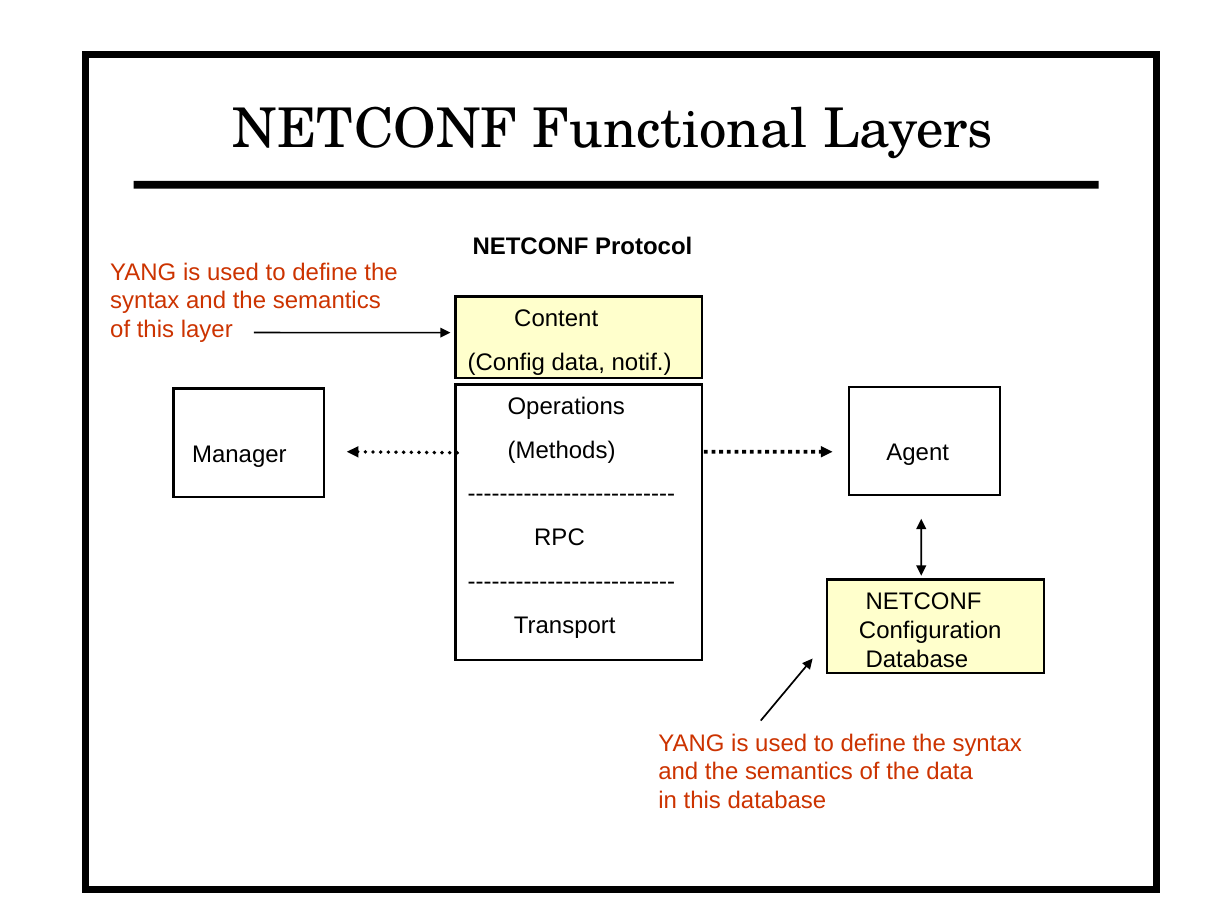
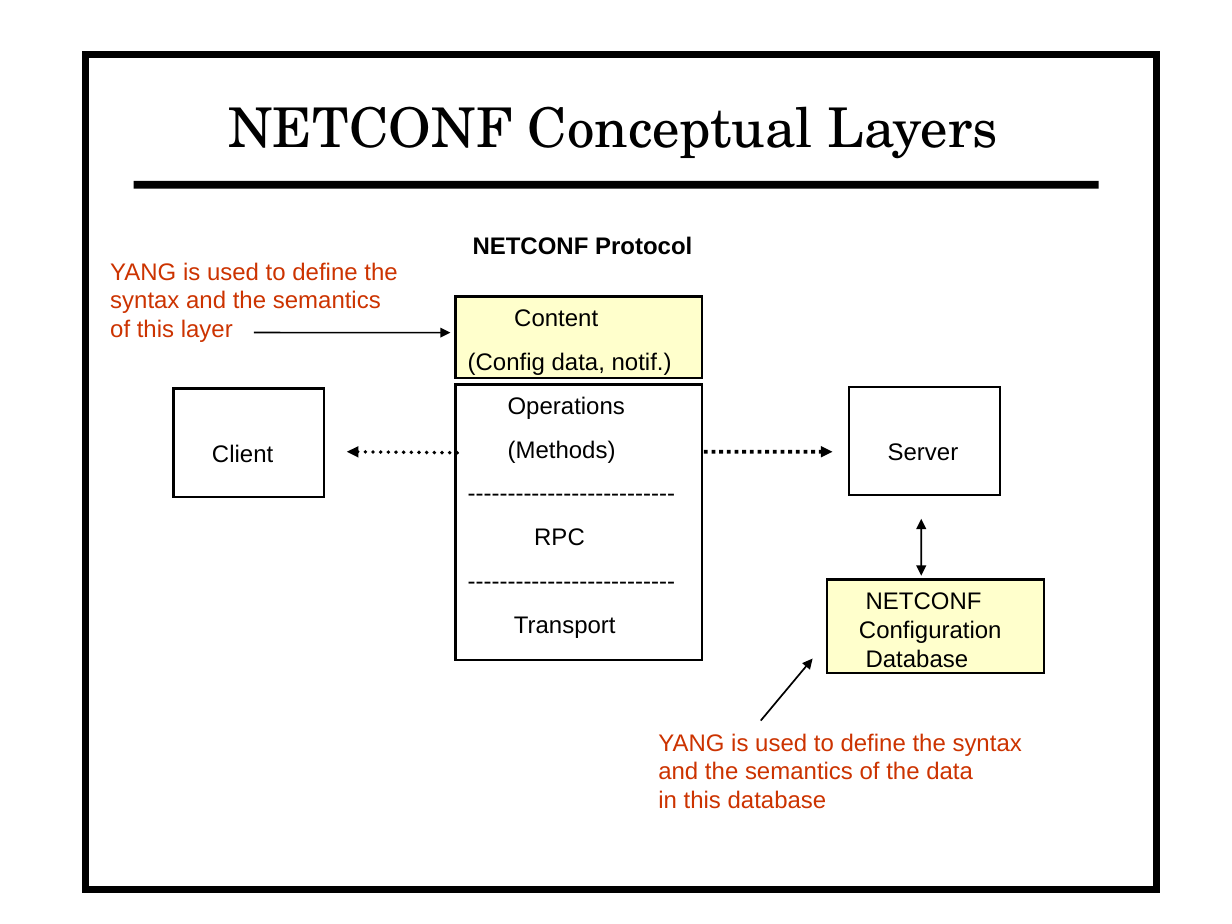
Before and after one commit to vlvassilev/yuma123, a slide deck: slide 1 of netconf/doc/netconfcentral_slides/netconf_functional_layers.odp. Drawn at 1232x924 pixels with LibreOffice and Linux fonts; fonts in the diff are those of the drawing. Boxes give left, top, right and bottom in pixels: in the first picture for what was removed or moved away, otherwise in the second. Text is boxed around its words. In the diff, an @@ line names an element or a change of style, - is before the commit and + after.

```diff
--- a/netconf/doc/netconfcentral_slides/netconf_functional_layers.odp
+++ b/netconf/doc/netconfcentral_slides/netconf_functional_layers.odp
@@ title at [228,106,998,159]: text changed @@
-NETCONF Functional Layers
+NETCONF Conceptual Layers
@@ text in rectangle at [212,444,273,463]: text changed @@
-Manager
+Client
@@ text in rectangle at [888,443,959,461]: text changed @@
-Agent
+Server
```
Also in this commit, not shown: 2 other files.
